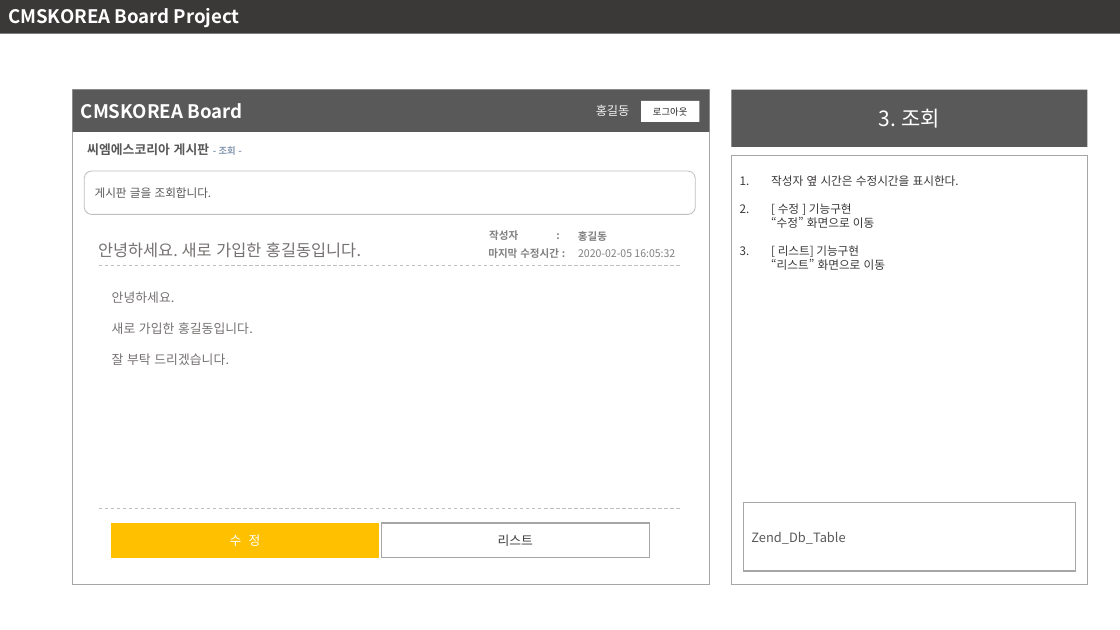
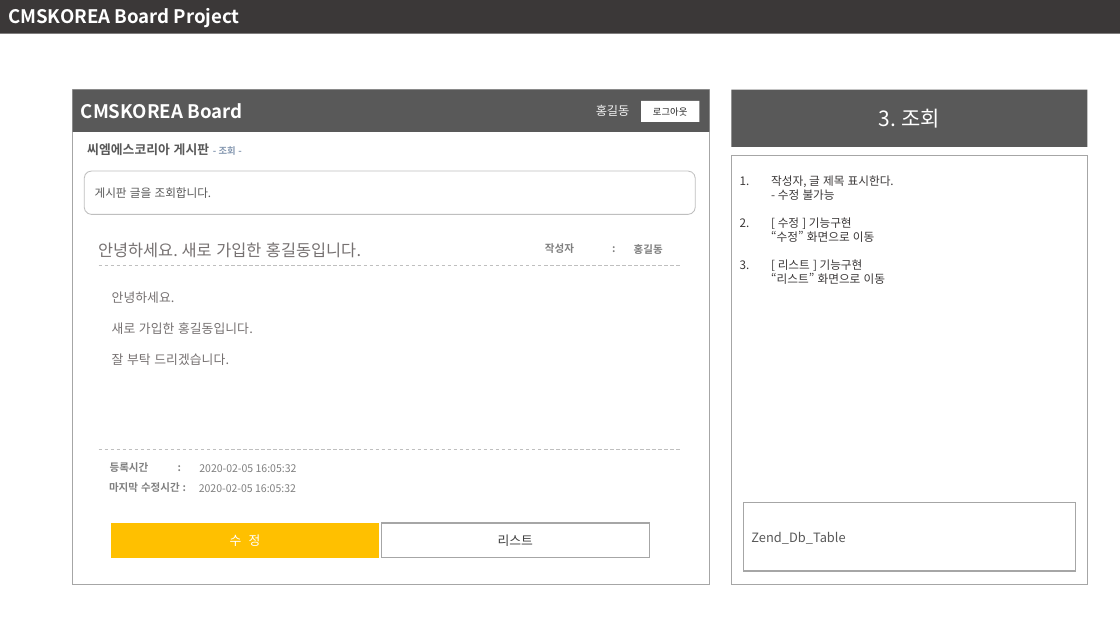
Before and after one commit to jinwon-cmskorea/cmskorea_board_class, a slide deck: slide 6 of documents/신입프로젝트_게시판_수정.pptx. Drawn at 1120x630 pixels with LibreOffice and Linux fonts; fonts in the diff are those of the drawing. Boxes give left, top, right and bottom in pixels: in the first picture for what was removed or moved away, otherwise in the second. Text is boxed around its words. In the diff, an @@ line names an element or a change of style, - is before the commit and + after.

```diff
--- a/documents/신입프로젝트_게시판_수정.pptx
+++ b/documents/신입프로젝트_게시판_수정.pptx
@@ text in rectangle at (771, 175, 894, 200): text changed @@
-1. 작성자 옆 시간은 수정시간을 표시한다.
+1. 작성자, 글 제목 표시한다.
+   - 수정 불가능
@@ text "작성자 :": place and size @@
-text "작성자 :" at (489, 230, 518, 240)
+text "작성자 :" at (545, 243, 574, 253)
@@ text "홍길동": place and size @@
-text "홍길동" at (578, 231, 607, 241)
+text "홍길동" at (634, 244, 663, 254)
@@ text in rectangle at (771, 259, 885, 284): spaces changed @@
-3. [ 리스트] 기능구현
-   “리스트” 화면으로 이동
+3. [ 리스트 ] 기능구현
+   “리스트” 화면으로 이동
@@ line moved from (99, 509) - (681, 509) to (99, 450) - (681, 450) @@
@@ text "마지막 수정시간 :": place and size @@
-text "마지막 수정시간 :" at (488, 248, 559, 258)
+text "마지막 수정시간 :" at (109, 482, 180, 492)
@@ text added at (110, 462, 149, 472), 9 pt, text #808080, bold @@
+등록시간 :
@@ text "2020-02-05 16:05:32": place and size @@
-text "2020-02-05 16:05:32" at (578, 249, 675, 257)
+text "2020-02-05 16:05:32" at (199, 464, 297, 472)
@@ text added at (199, 484, 296, 492), 9 pt, text #808080 @@
+2020-02-05 16:05:32
```
Also in this commit, not shown: 4 other slides changed, 3 other files.
